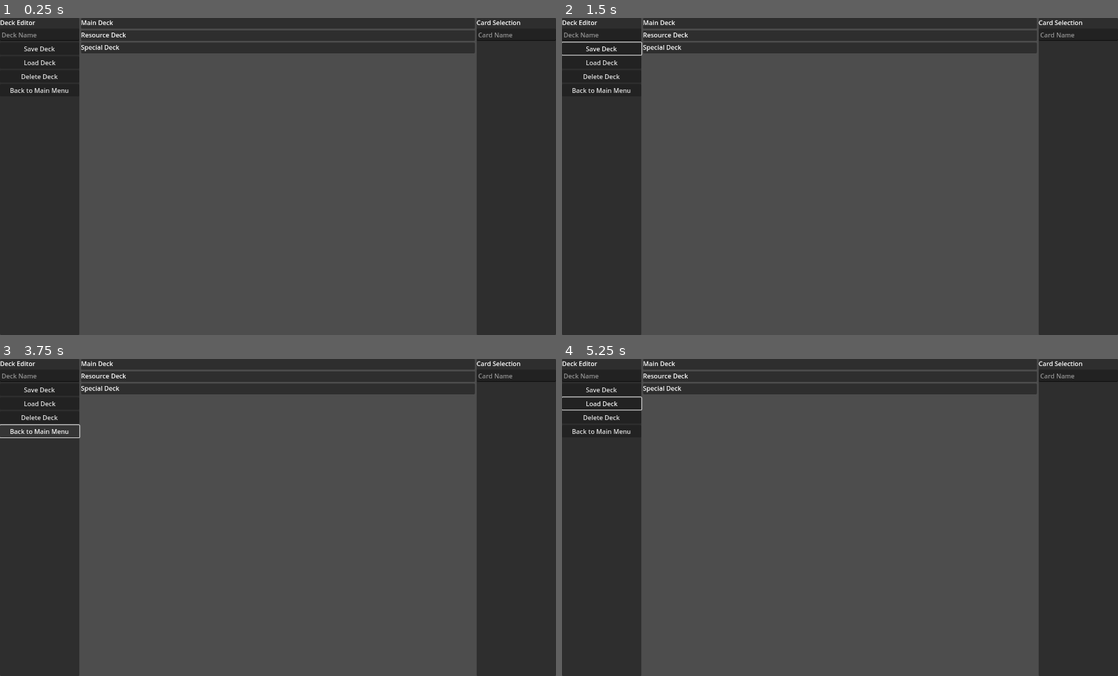
Above: before the commit, frames 1-4 (two rows, left to right).
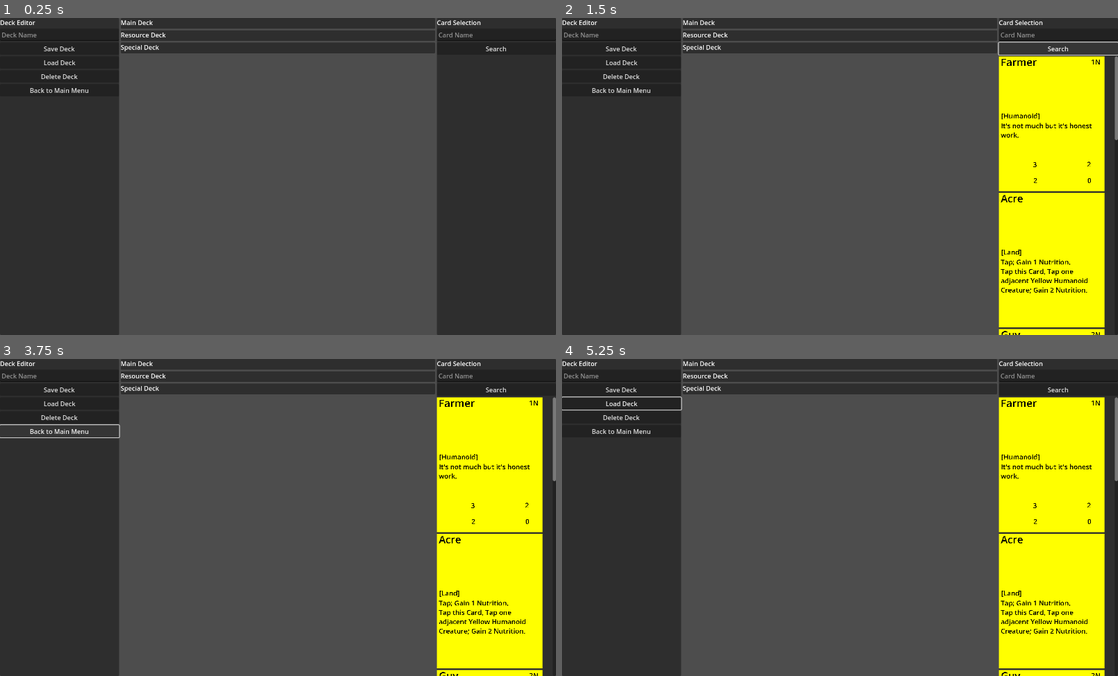
Above: after the commit, the same moments.

Repository: nckjchm/gd_cardgame
Game: Godot game, scene res://deck_editor.tscn
The game is run twice, just before and just after one commit, with the same random seed, the same clock (stepped at 60 frames per second) and the same inputs. This scene is started directly instead of the project's main scene.
Inputs (mouse positions are in pixels of both pictures, inside the frame that each line leads up to):
- Up to frame 1 (0.25 s): no input
- Up to frame 2 (1.5 s): click "Save Deck" at 0.5 s; click (1056, 49) at 1.25 s, where only the run after the commit has a clickable "Search"
- Up to frame 3 (3.75 s): click (494, 390) at 2 s, where only the run after the commit has a clickable "Search"; click (494, 390) at 2.75 s, where only the run after the commit has a clickable "Search"; click "Back to Main Menu" at 3.5 s
- Up to frame 4 (5.25 s): click "Load Deck" at 4.25 s; move the mouse to (962, 501) at 5.02 s; click (962, 501) at 5.17 s

The runs differ from the first frame. In frame 1, 14% of the frame differs, in the area x 1-94%, y 0-100%; in frame 2, 25%, in the area x 0-100%, y 0-100%; in frame 3, 24%; in frame 4, 24%.
Error before the commit: Invalid access to property or key 'local_player_info' on a base object of type 'null instance'. (res://deck_editor.gd:15)
Error after the commit: Invalid access to property or key 'local_player_info' on a base object of type 'null instance'. (res://deck_editor.gd:31)

Commit message:
deck editor
save, load, edit and delete decks and choose a deck to play

Diff:
--- a/DeckTemplate.gd
+++ b/DeckTemplate.gd
@@ -6,10 +6,18 @@
 var special_deck_keys : Array[String]
 
 func _init(_name : String, main_deck : Array[String], resource_deck : Array[String], special_deck : Array[String]):
-	name = name
+	name = _name
 	main_deck_keys = main_deck
 	resource_deck_keys = resource_deck
 	special_deck_keys = special_deck
+
+static func from_serialized(data : Dictionary):
+	return DeckTemplate.new(
+		data.name,
+		GameUtil.parse_string_array(data.main),
+		GameUtil.parse_string_array(data.resource),
+		GameUtil.parse_string_array(data.special)
+	)
 
 class TestDeckYellow extends DeckTemplate:
 	func _init():
--- a/GameManager.gd
+++ b/GameManager.gd
@@ -21,9 +21,9 @@
 		player.deck = Deck.new(
 			DeckTemplate.new(
 				player_info.deck.name,
-				LobbyManager.parse_string_array(player_info.deck.maindeck),
-				LobbyManager.parse_string_array(player_info.deck.resourcedeck),
-				LobbyManager.parse_string_array(player_info.deck.specialdeck)))
+				GameUtil.parse_string_array(player_info.deck.maindeck),
+				GameUtil.parse_string_array(player_info.deck.resourcedeck),
+				GameUtil.parse_string_array(player_info.deck.specialdeck)))
 		player.session_id = session_id
 		for seat in lobby_manager.game_info.seats:
 			if str(lobby_manager.game_info.seats[seat].player_key) == session_id:
@@ -40,10 +40,8 @@
 func get_next_random_seed():
 	#request seed and wait for transmission
 	lobby_manager.request_random_seed.rpc_id(1,seed_index)
-	print("awaiting seed on %d" % multiplayer.get_unique_id())
 	if not multiplayer.is_server():
 		await lobby_manager.transmission_received
-	print("received seed on %d" % multiplayer.get_unique_id())
 	#transmission done
 	seed_index += 1
 	return random_seeds[-1]
--- /dev/null
+++ b/GameUtil.gd
@@ -0,0 +1,6 @@
+extends Node
+
+static func parse_string_array(in_array : Array) -> Array[String]:
+	var string_array : Array[String] = []
+	string_array.assign(in_array)
+	return string_array
--- a/LobbyManager.gd
+++ b/LobbyManager.gd
@@ -98,10 +98,8 @@
 		if len(seeds) == seed_index:
 			seeds.append(randi())
 		if multiplayer.get_remote_sender_id() == multiplayer.get_unique_id():
-			print("returning seed to host")
 			return_random_seed(seeds[seed_index])
 		else:
-			print("returning seed to client")
 			remote_return_random_seed.rpc_id(multiplayer.get_remote_sender_id(), seeds[seed_index])
 
 @rpc("authority", "call_remote", "reliable")
@@ -163,10 +161,16 @@
 	if multiplayer.is_server():
 		broadcast_seat_assignment.rpc_id(id, seats)
 
-@rpc("any_peer", "call_remote", "reliable")
+func update_player_data():
+	var player_data = { str(multiplayer.get_unique_id()) : local_player_info }
+	transmit_player_data.rpc_id(1, player_data)
+
+@rpc("any_peer", "call_local", "reliable")
 func transmit_player_data(data):
 	if multiplayer.is_server():
 		for key in data:
+			if key != str(multiplayer.get_remote_sender_id()):
+				return
 			players_info[key] = data[key]
 		broadcast_player_data.rpc(players_info)
 		player_info_updated.emit()
@@ -180,9 +184,9 @@
 func transmit_player_choice(choice):
 	if multiplayer.is_server():
 		if game_manager.is_current_decider_id(multiplayer.get_remote_sender_id()):
-			if game_manager.get_choice(parse_string_array(choice)).player_choice_valid:
+			if game_manager.get_choice(GameUtil.parse_string_array(choice)).player_choice_valid:
 				broadcast_player_choice.rpc(choice)
-				choice_broadcast.emit(LobbyManager.parse_string_array(choice))
+				choice_broadcast.emit(GameUtil.parse_string_array(choice))
 			else:
 				print("player with id %d tried to make illegal choice" % multiplayer.get_remote_sender_id())
 		else:
@@ -190,12 +194,7 @@
 
 @rpc("authority", "call_remote", "reliable")
 func broadcast_player_choice(choice):
-	choice_broadcast.emit(LobbyManager.parse_string_array(choice))
-
-static func parse_string_array(in_array : Array) -> Array[String]:
-	var string_array : Array[String] = []
-	string_array.assign(in_array)
-	return string_array
+	choice_broadcast.emit(GameUtil.parse_string_array(choice))
 
 func _on_player_disconnected(id):
 	players_info.erase(str(id))
@@ -219,3 +218,16 @@
 	multiplayer.multiplayer_peer = null
 	players_info.clear()
 	server_disconnected.emit()
+
+func build_player_info():
+	local_player_info.seat = -1
+	build_player_deck_info()
+
+func build_player_deck_info():
+	var deck_name = local_player_info.deck_template
+	local_player_info.deck = {
+		name = deck_name,
+		maindeck = Templates.deck_templates[deck_name].main_deck_keys,
+		resourcedeck = Templates.deck_templates[deck_name].resource_deck_keys,
+		specialdeck = Templates.deck_templates[deck_name].special_deck_keys
+	}
--- a/card_gui_display.gd
+++ b/card_gui_display.gd
@@ -1,35 +1,28 @@
 class_name CardGUIDisplay extends Control
 
 signal gui_card_input_event(card_gui: CardGUIDisplay, event : InputEvent)
+signal data_drop_received(recipient: CardGUIDisplay, data)
+signal drag_started(dragged_card: CardGUIDisplay)
 
 var card_display : CardDisplay
-var is_ready := false
-var is_initialized := false
 var gui : GUIController
 
 func initialize(card : Card, _gui : GUIController):
 	card_display = card.create_card_display()
 	card_display.gui_embedded = true
 	gui = _gui
-	is_initialized = true
-	update()
 
-func from_template(template : CardTemplate):
+func from_template(template : CardTemplate, dragging := false):
 	card_display = Templates.card_prefab.instantiate()
 	card_display.from_template(template)
-	is_initialized = true
-	update()
 
+#either initialize or from_template need to be called on
+#this object before adding it to the scene tree
 func _ready():
-	is_ready = true
-	update()
-
-func update():
-	#gui_card_input_event.connect(gui.game_manager.input_controller.card_gui_input_event)
+	if gui != null:
+		gui_card_input_event.connect(gui.game_manager.input_controller.card_gui_input_event)
 	for connected in card_display.card_input_event.get_connections():
 		card_display.card_input_event.disconnect(connected)
-	if not is_ready or not is_initialized:
-		return
 	add_child(card_display)
 	card_display.position = custom_minimum_size / 2
 	gui_input.connect(func (event):
@@ -37,10 +30,13 @@
 	)
 
 func _get_drag_data(at_position):
-	pass
+	drag_started.emit(self)
+	return self
 
 func _can_drop_data(at_position, data):
+	if data is CardGUIDisplay:
+		return true
 	return false
 
 func _drop_data(at_position, data):
-	pass
+	data_drop_received.emit(self, data)
--- /dev/null
+++ b/card_placeholder.gd
@@ -0,0 +1,11 @@
+class_name CardPlaceholder extends Control
+
+signal data_drop_received(recipient : CardPlaceholder, data)
+
+func _can_drop_data(at_position, data):
+	print("hovering")
+	return true
+
+func _drop_data(at_position, data):
+	print("data drop received in placeholder")
+	data_drop_received.emit(self, data)
--- /dev/null
+++ b/card_placeholder.tscn
@@ -0,0 +1,30 @@
+[gd_scene load_steps=2 format=3 uid="uid://dgk6obav1c1ar"]
+
+[ext_resource type="Script" path="res://card_placeholder.gd" id="1_dtwpa"]
+
+[node name="Placeholder" type="Control"]
+custom_minimum_size = Vector2(266, 340)
+layout_mode = 3
+anchors_preset = 8
+anchor_left = 0.5
+anchor_top = 0.5
+anchor_right = 0.5
+anchor_bottom = 0.5
+offset_left = -133.0
+offset_top = -170.0
+offset_right = 133.0
+offset_bottom = 170.0
+grow_horizontal = 2
+grow_vertical = 2
+mouse_filter = 1
+script = ExtResource("1_dtwpa")
+
+[node name="Green" type="ColorRect" parent="."]
+layout_mode = 1
+anchors_preset = 15
+anchor_right = 1.0
+anchor_bottom = 1.0
+grow_horizontal = 2
+grow_vertical = 2
+mouse_filter = 2
+color = Color(0.403922, 1, 0, 0.784314)
--- a/card_template.gd
+++ b/card_template.gd
@@ -1,6 +1,7 @@
 class_name CardTemplate
 
 var name : String
+var key : String
 var type : Card.CardType
 var cost : ResourceList
 var card_color : Card.CardColor
@@ -18,6 +19,7 @@
 class YlwCrtFarmer extends CardTemplate:
 	func _init():
 		name = "Farmer"
+		key = "YlwCrtFarmer"
 		card_color = Card.CardColor.Yellow
 		type = Card.CardType.Creature
 		cost = ResourceList.new([
@@ -35,6 +37,7 @@
 class YlwLndAcre extends CardTemplate:
 	func _init():
 		name = "Acre"
+		key = "YlwLndAcre"
 		card_color = Card.CardColor.Yellow
 		type = Card.CardType.Land
 		cost = ResourceList.new()
@@ -54,6 +57,7 @@
 class YlwLndOrchard extends CardTemplate:
 	func _init():
 		name = "Orchard"
+		key = "YlwLndOrchard"
 		card_color = Card.CardColor.Yellow
 		type = Card.CardType.Land
 		cost = ResourceList.new()
@@ -72,6 +76,7 @@
 class YlwCrtGuy extends CardTemplate:
 	func _init():
 		name = "Guy"
+		key = "YlwCrtGuy"
 		card_color = Card.CardColor.Yellow
 		type = Card.CardType.Creature
 		cost = ResourceList.new([
@@ -88,6 +93,7 @@
 class YlwCrtDude extends CardTemplate:
 	func _init():
 		name = "Dude"
+		key = "YlwCrtDude"
 		card_color = Card.CardColor.Yellow
 		type = Card.CardType.Creature
 		cost = ResourceList.new([
@@ -104,6 +110,7 @@
 class YlwCrtAttacker extends CardTemplate:
 	func _init():
 		name = "Attacker"
+		key = "YlwCrtAttacker"
 		card_color = Card.CardColor.Yellow
 		type = Card.CardType.Creature
 		cost = ResourceList.new([
@@ -121,6 +128,7 @@
 class YlwStrSchool extends CardTemplate:
 	func _init():
 		name = "School"
+		key = "YlwStrSchool"
 		card_color = Card.CardColor.Yellow
 		type = Card.CardType.Structure
 		cost = ResourceList.new([
--- a/deck_editor.gd
+++ b/deck_editor.gd
@@ -1,34 +1,127 @@
 class_name DeckEditor extends Control
 
+@onready var maindeck_container : HFlowContainer = $HLayout/ScrollContainer/MidContent/MainDeck/VLayout/CardContainer
+@onready var resourcedeck_container : HFlowContainer = $HLayout/ScrollContainer/MidContent/ResourceDeck/VBoxContainer/CardContainer
+@onready var specialdeck_container : HFlowContainer = $HLayout/ScrollContainer/MidContent/SpecialDeck/VBoxContainer/CardContainer
+@onready var lobby_manager : LobbyManager = $"../LobbyManager"
+@onready var name_filter : LineEdit = $HLayout/RightSideMenu/VLayout/NameFilter
+@onready var search_container : VBoxContainer = $HLayout/RightSideMenu/VLayout/CardScrollContonainer/CardVLayout
+@onready var btn_search : Button = $HLayout/RightSideMenu/VLayout/SearchButton
+@onready var btn_save : Button = $HLayout/LeftSideMenu/VLayout/Save
+@onready var btn_load : Button = $HLayout/LeftSideMenu/VLayout/Load
+@onready var btn_delete : Button = $HLayout/LeftSideMenu/VLayout/Delete
 @onready var btn_exit : Button = $HLayout/LeftSideMenu/VLayout/Exit
-@onready var maindeck_container : HFlowContainer = $HLayout/MidContent/MainDeck/VLayout/CardContainer
-@onready var resourcedeck_container : HFlowContainer = $HLayout/MidContent/ResourceDeck/VBoxContainer/CardContainer
-@onready var specialdeck_container : HFlowContainer = $HLayout/MidContent/SpecialDeck/VBoxContainer/CardContainer
-@onready var lobby_manager : LobbyManager = $"../LobbyManager"
+@onready var deck_name : LineEdit = $HLayout/LeftSideMenu/VLayout/DeckName
+
 var deck_containers : Array[HFlowContainer]
+var dragging := false
+var card_placeholder_template = preload("res://card_placeholder.tscn")
 
 func _ready():
 	btn_exit.pressed.connect(func():
 		get_parent().close_deck_editor()
 	)
+	btn_load.pressed.connect(func():
+		load_deck(deck_name.text)
+	)
+	btn_save.pressed.connect(save_deck)
+	btn_delete.pressed.connect(delete_deck)
+	btn_search.pressed.connect(update_card_search)
 	deck_containers = [maindeck_container, resourcedeck_container, specialdeck_container]
 	load_deck(lobby_manager.local_player_info.deck_template)
+	update_card_search()
 
 func load_deck(deck_name : String):
+	if not deck_name in Templates.deck_templates:
+		return
 	clear_deck_display()
 	var deck_template : DeckTemplate = Templates.deck_templates[deck_name]
-	for maindeck_key in deck_template.main_deck_keys:
-		var card_gui_display = Templates.card_gui_display_prefab.instantiate()
-		card_gui_display.from_template(Templates.templates[maindeck_key])
-		maindeck_container.add_child(card_gui_display)
+	for deck_container in deck_containers:
+		var deck_keys = deck_template.main_deck_keys
+		if deck_container == specialdeck_container:
+			deck_keys = deck_template.special_deck_keys
+		elif deck_container == resourcedeck_container:
+			deck_keys = deck_template.resource_deck_keys
+		for deck_key in deck_keys:
+			deck_container.add_child(create_card_display(Templates.templates[deck_key]))
+		var card_placeholder : CardPlaceholder = card_placeholder_template.instantiate()
+		deck_container.add_child(card_placeholder)
+		card_placeholder.data_drop_received.connect(on_data_drop_received)
 
-func save_deck(deck_name : String):
-	pass
+func update_card_search():
+	clear_card_search()
+	var search_results : Array[CardTemplate] = []
+	for template_key in Templates.templates:
+		var card_template : CardTemplate = Templates.templates[template_key]
+		if filters_match_template(card_template):
+			search_results.append(card_template)
+	for result in search_results:
+		search_container.add_child(create_card_display(result))
 
-func delete_deck(deck_name : String):
-	pass
+func create_card_display(template : CardTemplate):
+	var card_gui_display : CardGUIDisplay = Templates.card_gui_display_prefab.instantiate()
+	card_gui_display.from_template(template)
+	card_gui_display.drag_started.connect(on_drag_started)
+	card_gui_display.data_drop_received.connect(on_data_drop_received)
+	return card_gui_display
+
+func clear_card_search():
+	for card_gui_display in search_container.get_children():
+		card_gui_display.queue_free()
+
+func filters_match_template(template : CardTemplate):
+	return name_filter.text.is_empty() or template.name.contains(name_filter.text)
+
+func save_deck():
+	print("saving deck %s" % deck_name.text)
+	var file_name = "user://decks/%s.tcgdeck" % deck_name.text
+	var deck_file = FileAccess.open(file_name, FileAccess.WRITE)
+	var serialized_deck = serialize_deck()
+	if deck_file is FileAccess:
+		deck_file.store_line(JSON.stringify(serialized_deck))
+		deck_file.close()
+		Templates.save_deck_template(DeckTemplate.from_serialized(serialized_deck))
+
+func serialize_deck():
+	var deck_lists := []
+	for deck_container in deck_containers:
+		var deck_list : Array[String] = []
+		for card_display in deck_container.get_children():
+			if card_display is CardGUIDisplay:
+				deck_list.append(card_display.card_display.card_template.key)
+		deck_lists.append(deck_list)
+	return {
+		"name" : deck_name.text,
+		"main" : deck_lists[0],
+		"resource" : deck_lists[1],
+		"special" : deck_lists[2]
+	}
+
+func delete_deck():
+	var file_path = "user://decks/%s.tcgdeck" % deck_name.text
+	if FileAccess.file_exists(file_path):
+		DirAccess.remove_absolute(file_path)
+		Templates.remove_deck_template(deck_name.text)
 
 func clear_deck_display():
 	for deck_container in deck_containers:
 		for card_gui_display in deck_container.get_children():
 			card_gui_display.queue_free()
+
+func on_drag_started(dragged : CardGUIDisplay):
+	set_drag_preview(create_card_display(dragged.card_display.card_template))
+	if dragged.get_parent() != search_container:
+		dragged.get_parent().remove_child(dragged)
+
+func on_data_drop_received(recipient : Control, data):
+	if data is CardGUIDisplay:
+		if recipient.get_parent() in deck_containers:
+			var context := recipient.get_parent()
+			var new_card_index := recipient.get_index()
+			var existing_cards = context.get_children()
+			for existing_card in existing_cards:
+				context.remove_child(existing_card)
+			for index_iter in range(len(existing_cards)):
+				if index_iter == new_card_index:
+					context.add_child(create_card_display(data.card_display.card_template))
+				context.add_child(existing_cards[index_iter])
--- a/deck_editor.tscn
+++ b/deck_editor.tscn
@@ -20,7 +20,7 @@
 grow_vertical = 2
 
 [node name="LeftSideMenu" type="PanelContainer" parent="HLayout"]
-custom_minimum_size = Vector2(200, 2.08165e-12)
+custom_minimum_size = Vector2(300, 2.08165e-12)
 layout_mode = 2
 
 [node name="VLayout" type="VBoxContainer" parent="HLayout/LeftSideMenu"]
@@ -50,51 +50,56 @@
 layout_mode = 2
 text = "Back to Main Menu"
 
-[node name="MidContent" type="VBoxContainer" parent="HLayout"]
+[node name="ScrollContainer" type="ScrollContainer" parent="HLayout"]
+layout_mode = 2
+size_flags_horizontal = 3
+horizontal_scroll_mode = 0
+
+[node name="MidContent" type="VBoxContainer" parent="HLayout/ScrollContainer"]
 layout_mode = 2
 size_flags_horizontal = 3
 
-[node name="MainDeck" type="PanelContainer" parent="HLayout/MidContent"]
+[node name="MainDeck" type="PanelContainer" parent="HLayout/ScrollContainer/MidContent"]
 layout_mode = 2
 
-[node name="VLayout" type="VBoxContainer" parent="HLayout/MidContent/MainDeck"]
+[node name="VLayout" type="VBoxContainer" parent="HLayout/ScrollContainer/MidContent/MainDeck"]
 layout_mode = 2
 
-[node name="Label" type="Label" parent="HLayout/MidContent/MainDeck/VLayout"]
+[node name="Label" type="Label" parent="HLayout/ScrollContainer/MidContent/MainDeck/VLayout"]
 layout_mode = 2
 text = "Main Deck"
 
-[node name="CardContainer" type="HFlowContainer" parent="HLayout/MidContent/MainDeck/VLayout"]
+[node name="CardContainer" type="HFlowContainer" parent="HLayout/ScrollContainer/MidContent/MainDeck/VLayout"]
 layout_mode = 2
 
-[node name="ResourceDeck" type="PanelContainer" parent="HLayout/MidContent"]
+[node name="ResourceDeck" type="PanelContainer" parent="HLayout/ScrollContainer/MidContent"]
 layout_mode = 2
 
-[node name="VBoxContainer" type="VBoxContainer" parent="HLayout/MidContent/ResourceDeck"]
+[node name="VBoxContainer" type="VBoxContainer" parent="HLayout/ScrollContainer/MidContent/ResourceDeck"]
 layout_mode = 2
 
-[node name="Label" type="Label" parent="HLayout/MidContent/ResourceDeck/VBoxContainer"]
+[node name="Label" type="Label" parent="HLayout/ScrollContainer/MidContent/ResourceDeck/VBoxContainer"]
 layout_mode = 2
 text = "Resource Deck"
 
-[node name="CardContainer" type="HFlowContainer" parent="HLayout/MidContent/ResourceDeck/VBoxContainer"]
+[node name="CardContainer" type="HFlowContainer" parent="HLayout/ScrollContainer/MidContent/ResourceDeck/VBoxContainer"]
 layout_mode = 2
 
-[node name="SpecialDeck" type="PanelContainer" parent="HLayout/MidContent"]
+[node name="SpecialDeck" type="PanelContainer" parent="HLayout/ScrollContainer/MidContent"]
 layout_mode = 2
 
-[node name="VBoxContainer" type="VBoxContainer" parent="HLayout/MidContent/SpecialDeck"]
+[node name="VBoxContainer" type="VBoxContainer" parent="HLayout/ScrollContainer/MidContent/SpecialDeck"]
 layout_mode = 2
 
-[node name="Label" type="Label" parent="HLayout/MidContent/SpecialDeck/VBoxContainer"]
+[node name="Label" type="Label" parent="HLayout/ScrollContainer/MidContent/SpecialDeck/VBoxContainer"]
 layout_mode = 2
 text = "Special Deck"
 
-[node name="CardContainer" type="HFlowContainer" parent="HLayout/MidContent/SpecialDeck/VBoxContainer"]
+[node name="CardContainer" type="HFlowContainer" parent="HLayout/ScrollContainer/MidContent/SpecialDeck/VBoxContainer"]
 layout_mode = 2
 
 [node name="RightSideMenu" type="PanelContainer" parent="HLayout"]
-custom_minimum_size = Vector2(200, 2.08165e-12)
+custom_minimum_size = Vector2(300, 2.08165e-12)
 layout_mode = 2
 
 [node name="VLayout" type="VBoxContainer" parent="HLayout/RightSideMenu"]
@@ -108,8 +113,13 @@
 layout_mode = 2
 placeholder_text = "Card Name"
 
+[node name="SearchButton" type="Button" parent="HLayout/RightSideMenu/VLayout"]
+layout_mode = 2
+text = "Search"
+
 [node name="CardScrollContonainer" type="ScrollContainer" parent="HLayout/RightSideMenu/VLayout"]
 layout_mode = 2
+size_flags_vertical = 3
 horizontal_scroll_mode = 0
 
 [node name="CardVLayout" type="VBoxContainer" parent="HLayout/RightSideMenu/VLayout/CardScrollContonainer"]
--- a/lobby.gd
+++ b/lobby.gd
@@ -5,6 +5,7 @@
 @onready var btn_start : Button = $StartGame
 @onready var btn_exit : Button = $Exit
 @onready var lobby_manager : LobbyManager = $"../../LobbyManager"
+@onready var btn_deck_select : OptionButton = $DeckSelect
 var players_info : Array[Player]
 var player_name_labels : Array[Label]
 var player_id_labels : Array[Label]
@@ -20,6 +21,13 @@
 	lobby_manager.player_info_updated.connect(func():
 		redraw()
 	)
+	btn_deck_select.get_popup().index_pressed.connect(func(index : int):
+		lobby_manager.local_player_info.deck_template = btn_deck_select.get_item_text(index)
+		lobby_manager.build_player_deck_info()
+		lobby_manager.update_player_data()
+	)
+	for deck_template in Templates.deck_templates:
+		btn_deck_select.add_item(deck_template)
 	lobby_manager.server_disconnected.connect(close)
 	btn_start.disabled = true
 	redraw()
@@ -56,9 +64,9 @@
 		new_player.seat = -1
 		var new_player_deck_template = DeckTemplate.new(
 			local_player_info.deck.name,
-			LobbyManager.parse_string_array(local_player_info.deck.maindeck),
-			LobbyManager.parse_string_array(local_player_info.deck.resourcedeck),
-			LobbyManager.parse_string_array(local_player_info.deck.specialdeck))
+			GameUtil.parse_string_array(local_player_info.deck.maindeck),
+			GameUtil.parse_string_array(local_player_info.deck.resourcedeck),
+			GameUtil.parse_string_array(local_player_info.deck.specialdeck))
 		new_player.deck = Deck.new(new_player_deck_template, local_player_info.deck.name)
 		players_info.append(new_player)
 
--- a/lobby.tscn
+++ b/lobby.tscn
@@ -50,6 +50,14 @@
 layout_mode = 2
 text = "Choose"
 
+[node name="DeckSelectionLabel" type="Label" parent="."]
+layout_mode = 2
+text = "Selected Deck:"
+
+[node name="DeckSelect" type="OptionButton" parent="."]
+layout_mode = 2
+size_flags_horizontal = 0
+
 [node name="StartGame" type="Button" parent="."]
 layout_mode = 2
 text = "Start"
--- a/main_menu.gd
+++ b/main_menu.gd
@@ -16,16 +16,16 @@
 var deck_editor : DeckEditor = null
 
 func _ready():
-	Engine.max_fps = 60
+	setup()
 	btn_host_game.pressed.connect(func():
-		build_player_info()
+		lobby_manager.build_player_info()
 		lobby_manager.create_game()
 	)
 	btn_join_game.pressed.connect(func():
 		open_ip_menu()
 	)
 	btn_ip_connect.pressed.connect(func():
-		build_player_info()
+		lobby_manager.build_player_info()
 		lobby_manager.join_game(ip_field.text)
 		btn_ip_connect.disabled = true
 	)
@@ -45,19 +45,16 @@
 	name_field.text = lobby_manager.local_player_info.name
 	name_field.text_changed.connect(func(new_text): lobby_manager.local_player_info.name = new_text)
 
-func build_player_info():
-	var deck_name = lobby_manager.local_player_info.deck_template
-	lobby_manager.local_player_info = {
-		name = lobby_manager.local_player_info.name,
-		deck_template = deck_name,
-		deck = {
-			name = deck_name,
-			maindeck = Templates.deck_templates[deck_name].main_deck_keys,
-			resourcedeck = Templates.deck_templates[deck_name].resource_deck_keys,
-			specialdeck = Templates.deck_templates[deck_name].special_deck_keys
-		},
-		seat = -1
-	}
+func setup():
+	var decks_dir = "user://decks/"
+	Engine.max_fps = 60
+	DirAccess.make_dir_recursive_absolute(decks_dir)
+	var deck_files = DirAccess.get_files_at(decks_dir)
+	for deck_file_path in deck_files:
+		if deck_file_path.ends_with(".tcgdeck"):
+			var deck_file = FileAccess.open("%s%s" % [decks_dir, deck_file_path], FileAccess.READ)
+			var deck_data = JSON.parse_string(deck_file.get_line())
+			Templates.save_deck_template(DeckTemplate.from_serialized(deck_data))
 
 func open_ip_menu():
 	main_menu_vbox.visible = false
--- a/project.godot
+++ b/project.godot
@@ -16,6 +16,7 @@
 
 [autoload]
 
+GameUtil="*res://GameUtil.gd"
 Templates="*res://templates.gd"
 
 [display]
--- a/templates.gd
+++ b/templates.gd
@@ -19,6 +19,12 @@
 var field_templates = {
 	small_two_player_field1 = small_two_player_field1_template
 }
+
+func save_deck_template(deck_template : DeckTemplate):
+	deck_templates[deck_template.name] = deck_template
+
+func remove_deck_template(deck_name : String):
+	return deck_templates.erase(deck_name)
 
 const fieldcell = [Cell.CellType.Field, Cell.StackType.None, -1]
 const player1_home = [Cell.CellType.Field, Cell.StackType.None, 0]
